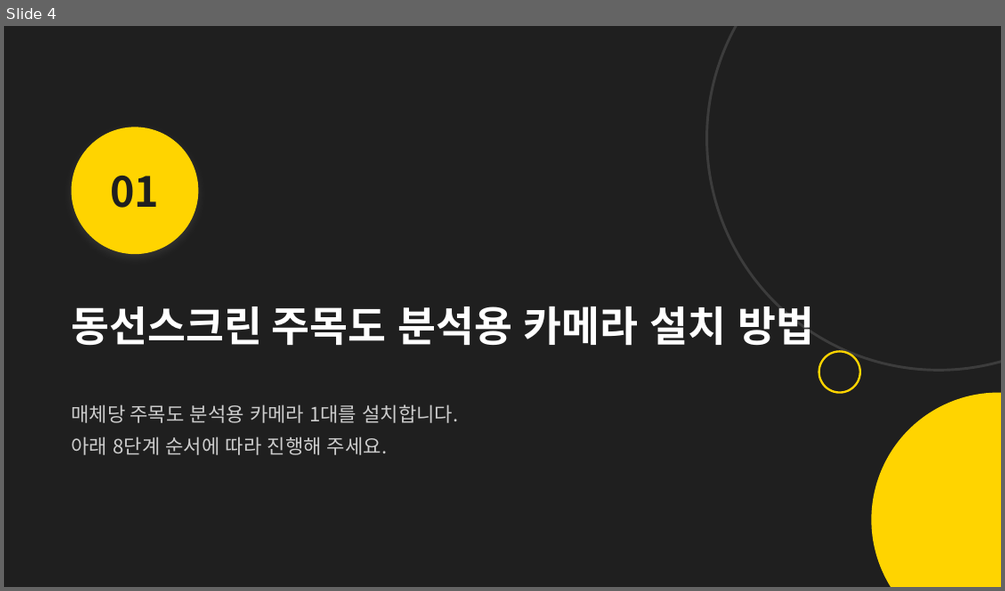
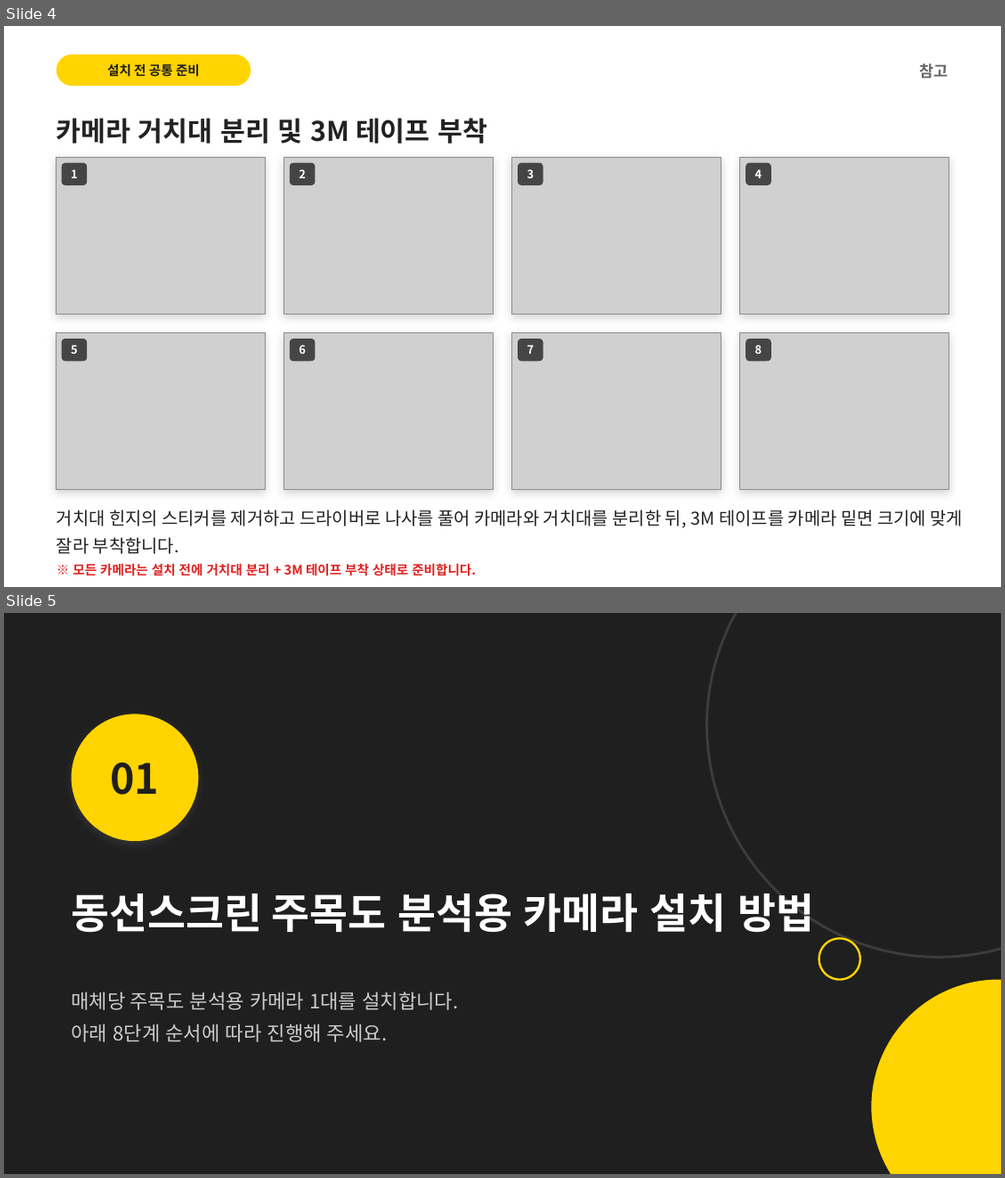
Before and after one commit to alsdn2947/ars, a slide deck: 이마트_AI카메라_설치매뉴얼.pptx. Shown one above the other, each under a label of ours: slide 4 before the commit, slides 4 and 5 after it. The pictures are 1005x591 and 1005x1178 pixels, drawn with LibreOffice and Linux fonts; fonts in the diff are those of the drawing; grey boxes stand for pictures. Boxes give left, top, right and bottom in pixels: in the first picture for what was removed or moved away, otherwise in the second. Text is boxed around its words. In the diff, an @@ line names an element or a change of style, - is before the commit and + after.

```diff
--- a/이마트_AI카메라_설치매뉴얼.pptx
+++ b/이마트_AI카메라_설치매뉴얼.pptx
@@ slide 4 added at [4,26,1001,587], background #FFFFFF @@
@@ rounded rectangle added at [57,54,251,86], fill #FFD400 @@
@@ text added at [107,63,200,77], 12.5 pt, text #1F1F1F, bold @@
+설치 전 공통 준비
@@ text added at [920,63,948,79], 15 pt, text #666666, bold @@
+참고
@@ text added at [57,118,487,143], 26 pt, text #222222, bold @@
+카메라 거치대 분리 및 3M 테이프 부착
@@ rectangle added at [56,157,265,313], fill #FFFFFF @@
@@ picture added at [56,157,265,313] @@
@@ rectangle added at [283,157,493,313], fill #FFFFFF @@
@@ picture added at [283,157,493,313] @@
@@ rectangle added at [512,157,721,313], fill #FFFFFF @@
@@ picture added at [512,157,721,313] @@
@@ rectangle added at [740,157,949,313], fill #FFFFFF @@
@@ picture added at [740,157,949,313] @@
@@ rounded rectangle added at [62,163,87,185], fill #1F1F1F at 78% opacity, 11 pt, text #FFFFFF, bold @@
+1
@@ rounded rectangle added at [290,163,316,185], fill #1F1F1F at 78% opacity, 11 pt, text #FFFFFF, bold @@
+2
@@ rounded rectangle added at [518,163,543,185], fill #1F1F1F at 78% opacity, 11 pt, text #FFFFFF, bold @@
+3
@@ rounded rectangle added at [745,163,771,185], fill #1F1F1F at 78% opacity, 11 pt, text #FFFFFF, bold @@
+4
@@ rectangle added at [56,332,265,490], fill #FFFFFF @@
@@ picture added at [56,332,265,490] @@
@@ rounded rectangle added at [62,338,87,361], fill #1F1F1F at 78% opacity, 11 pt, text #FFFFFF, bold @@
+5
@@ rectangle added at [283,332,493,490], fill #FFFFFF @@
@@ picture added at [283,332,493,490] @@
@@ rounded rectangle added at [290,338,316,361], fill #1F1F1F at 78% opacity, 11 pt, text #FFFFFF, bold @@
+6
@@ rectangle added at [512,332,721,490], fill #FFFFFF @@
@@ picture added at [512,332,721,490] @@
@@ rounded rectangle added at [518,338,543,361], fill #1F1F1F at 78% opacity, 11 pt, text #FFFFFF, bold @@
+7
@@ rectangle added at [740,332,949,490], fill #FFFFFF @@
@@ picture added at [740,332,949,490] @@
@@ rounded rectangle added at [745,338,771,361], fill #1F1F1F at 78% opacity, 11 pt, text #FFFFFF, bold @@
+8
@@ text added at [57,509,963,554], 17 pt, text #222222 @@
+거치대 힌지의 스티커를 제거하고 드라이버로 나사를 풀어 카메라와 거치대를 분리한 뒤, 3M 테이프를 카메라 밑면 크기에 맞게 잘라 부착합니다.
@@ text added at [73,563,476,576], 12.5 pt, text #E02020, bold @@
+※ 모든 카메라는 설치 전에 거치대 분리 + 3M 테이프 부착 상태로 준비합니다.
@@ what was slide 4 is now slide 5 @@
```
Also in this commit, not shown: 2 slides changed, 3 other slides added, 1 other file.
